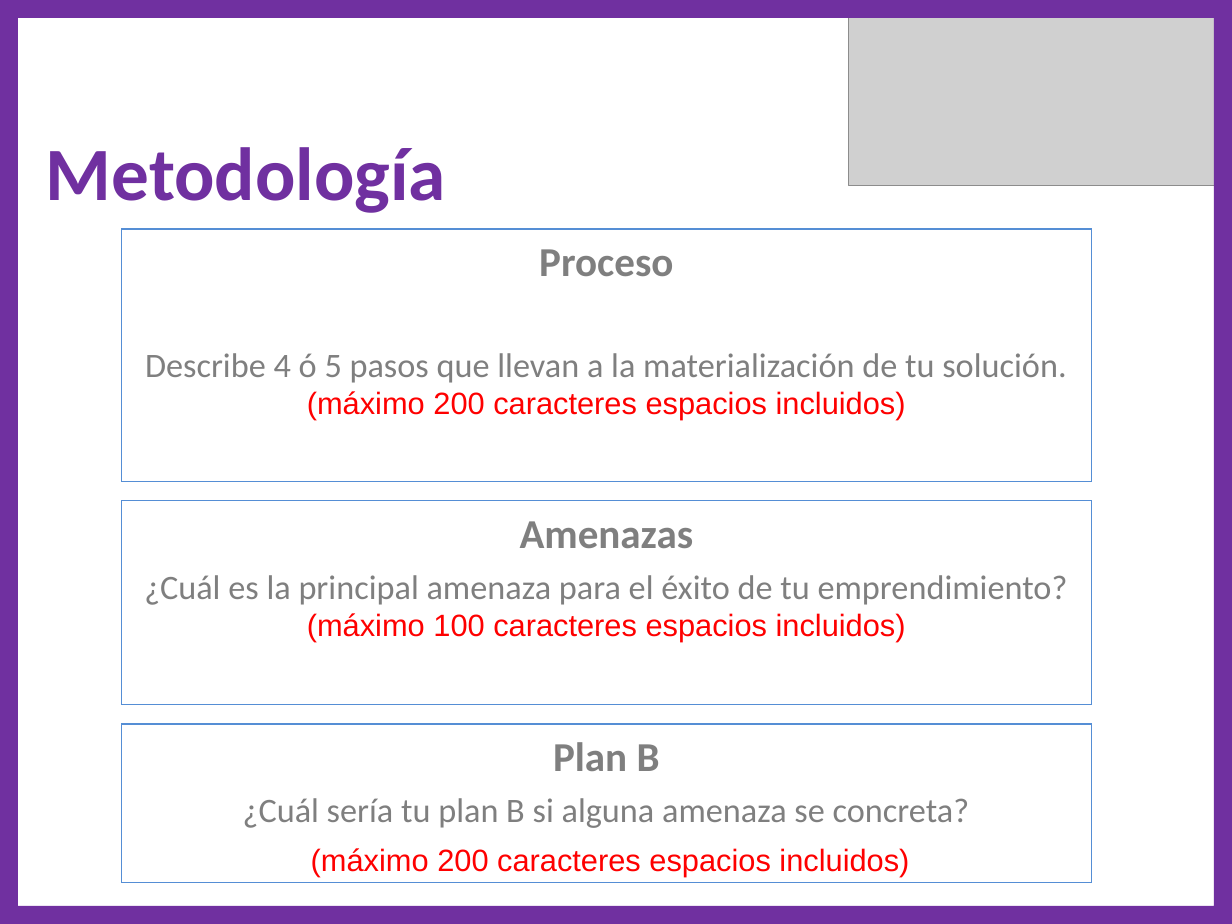
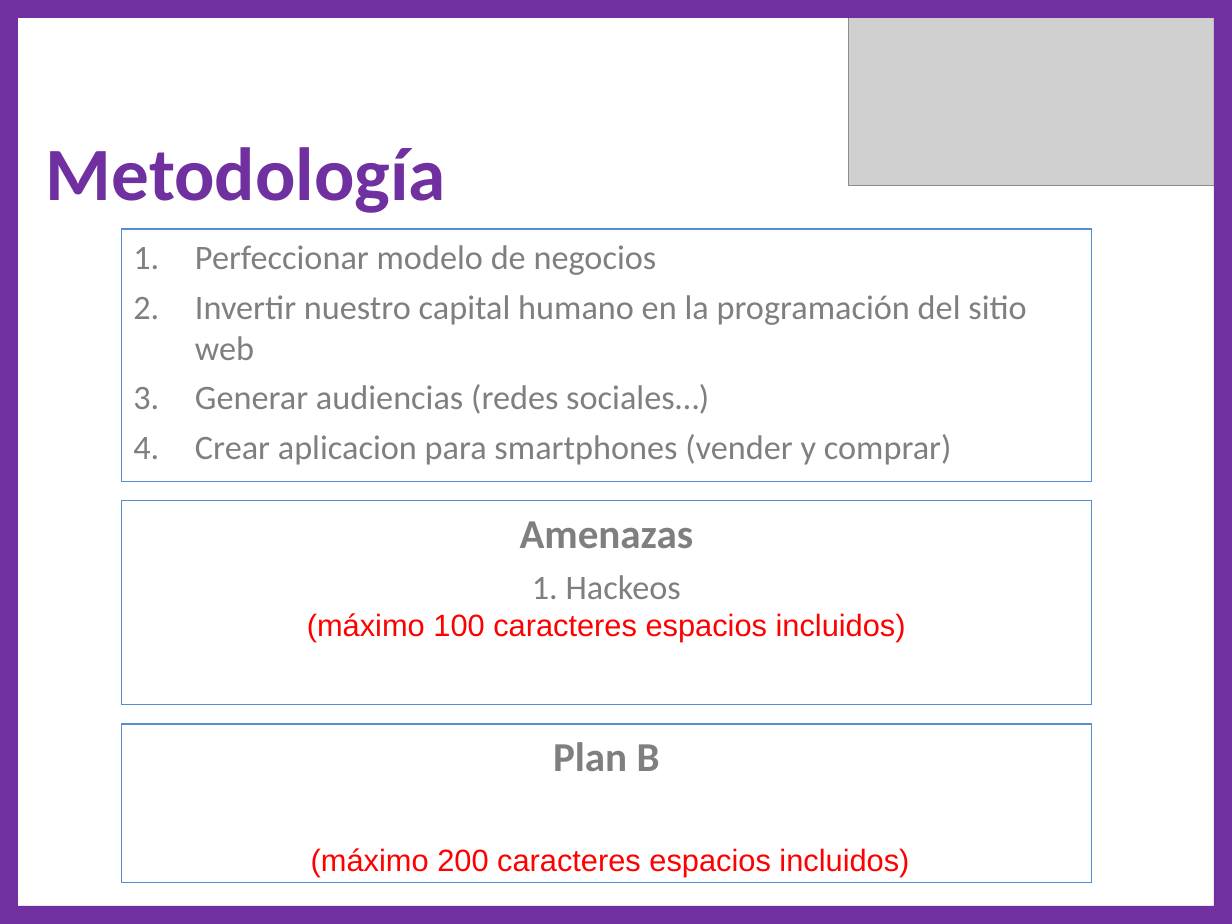
Before and after one commit to gslopez/proyectoSeba, a slide deck: slide 4 of InnovaChile/Postulación/Postulación 1.1.ppt. Drawn at 1232x924 pixels with LibreOffice and Linux fonts; fonts in the diff are those of the drawing; grey boxes stand for pictures. Boxes give left, top, right and bottom in pixels: in the first picture for what was removed or moved away, otherwise in the second. Text is boxed around its words. In the diff, an @@ line names an element or a change of style, - is before the commit and + after.

```diff
--- a/InnovaChile/Postulación/Postulación 1.1.ppt
+++ b/InnovaChile/Postulación/Postulación 1.1.ppt
@@ freeform shape at (0, 0, 1232, 924): outline redrawn @@
@@ text in rectangle at (195, 245, 1026, 465): text changed @@
-Proceso
-Describe 4 ó 5 pasos que llevan a la materialización de tu solución.
-(máximo 200 caracteres espacios incluidos)
+1. Perfeccionar modelo de negocios
+2. Invertir nuestro capital humano en la programación del sitio web
+3. Generar audiencias (redes sociales…)
+4. Crear aplicacion para smartphones (vender y comprar)
@@ text in rectangle at (532, 575, 681, 599): text changed @@
-¿Cuál es la principal amenaza para el éxito de tu emprendimiento?
+1. Hackeos
@@ text in rectangle at (243, 798, 969, 828): paragraph removed @@
-¿Cuál sería tu plan B si alguna amenaza se concreta?
```
Also in this commit, not shown: 1 other slide changed, 3 slides added, 3 slides removed, 2 other files.
